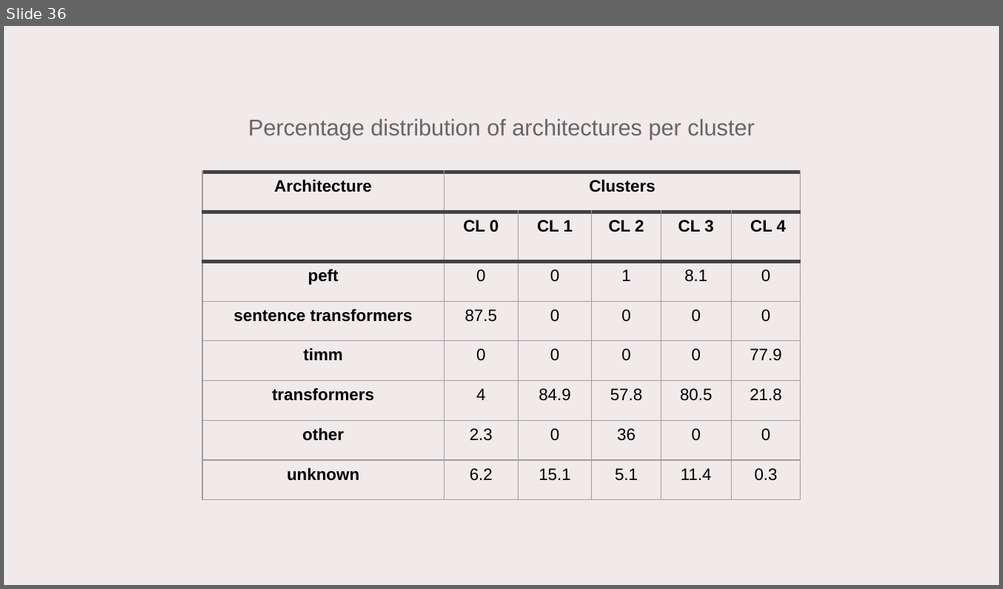
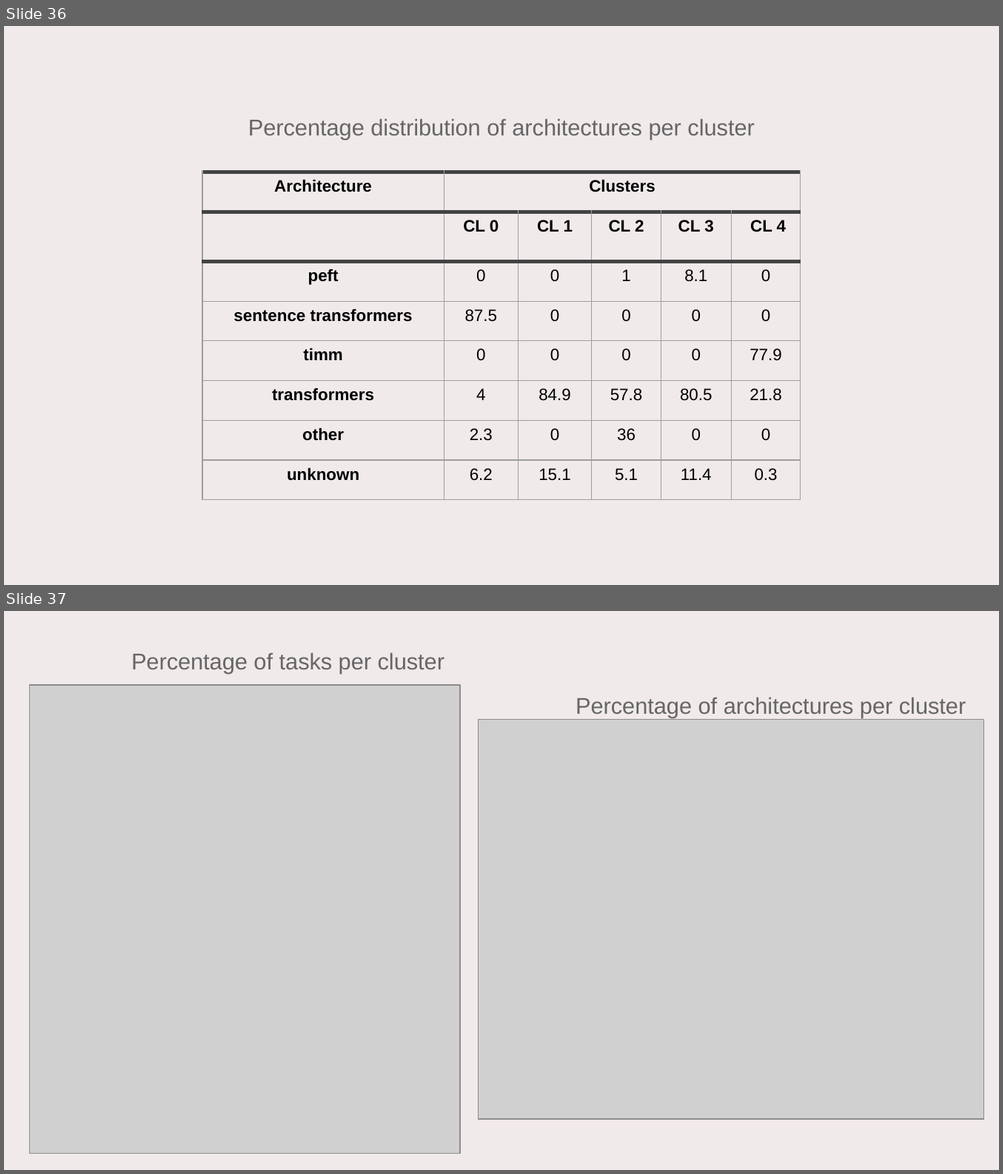
Before and after one commit to Alit54/UniMi---Scientific-Visualization, a slide deck: presentation.odp. Shown one above the other, each under a label of ours: slide 36 before the commit, slides 36 and 37 after it. The pictures are 1003x589 and 1003x1174 pixels, drawn with LibreOffice and Linux fonts; fonts in the diff are those of the drawing; grey boxes stand for pictures. Boxes give left, top, right and bottom in pixels: in the first picture for what was removed or moved away, otherwise in the second. Text is boxed around its words. In the diff, an @@ line names an element or a change of style, - is before the commit and + after.

```diff
--- a/presentation.odp
+++ b/presentation.odp
@@ slide 37 added at [4, 611, 999, 1170], background #F1EAEA @@
@@ text added at [131, 652, 444, 673], 16.5 pt, text #666666 @@
+Percentage of tasks per cluster
@@ picture added at [30, 684, 461, 1153] @@
@@ text added at [575, 697, 965, 718], 16.5 pt, text #666666 @@
+Percentage of architectures per cluster
@@ picture added at [478, 719, 984, 1119] @@
```
Also in this commit, not shown: 2 other files.
